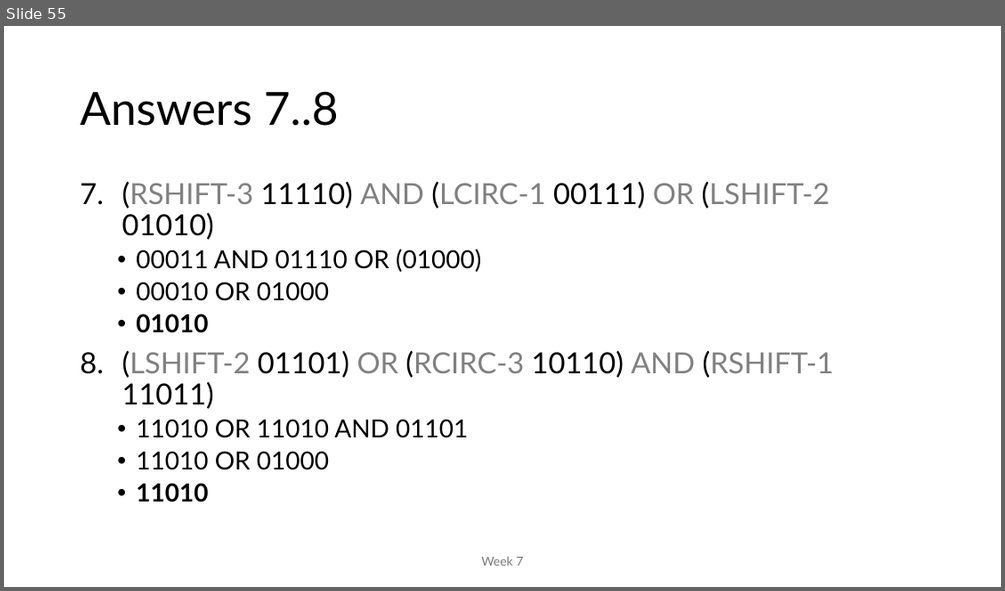
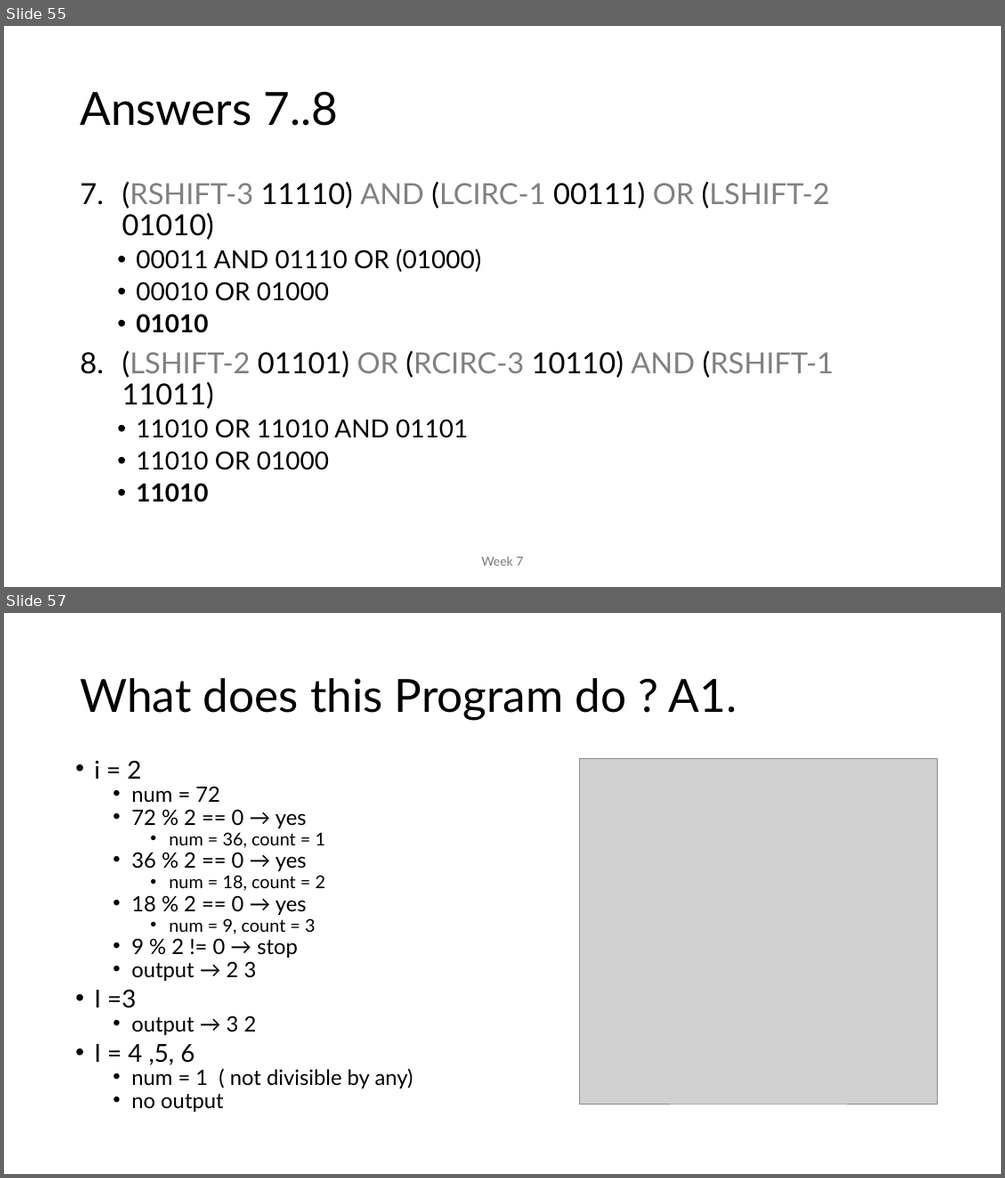
Before and after one commit to MoklaEducation/ems_winter_2025_acsl101, a slide deck: all/ExploringCSConceptsViaACSLCompetitions_all.pptx. Shown one above the other, each under a label of ours: slide 55 before the commit, slides 55 and 57 after it; the slides between them are not shown. The pictures are 1005x591 and 1005x1178 pixels, drawn with LibreOffice and Linux fonts; fonts in the diff are those of the drawing; grey boxes stand for pictures. Boxes give left, top, right and bottom in pixels: in the first picture for what was removed or moved away, otherwise in the second. Text is boxed around its words. In the diff, an @@ line names an element or a change of style, - is before the commit and + after.

Commit message:
What does this program do?

```diff
--- a/all/ExploringCSConceptsViaACSLCompetitions_all.pptx
+++ b/all/ExploringCSConceptsViaACSLCompetitions_all.pptx
@@ slide 57 added at bbox=[4, 613, 1001, 1174], background #FFFFFF @@
@@ title added at bbox=[80, 678, 737, 720], 44 pt, text #000000 @@
+What does this Program do ? A1.
@@ text added at bbox=[94, 760, 413, 1111], 20.4 pt, text #000000 @@
+• i = 2
+  • num = 72
+  • 72 % 2 == 0 → yes
+    • num = 36, count = 1
+  • 36 % 2 == 0 → yes
+    • num = 18, count = 2
+  • 18 % 2 == 0 → yes
+    • num = 9, count = 3
+  • 9 % 2 != 0 → stop
+  • output → 2 3
+• I =3
+  • output → 3 2
+• I = 4 ,5, 6
+  • num = 1 ( not divisible by any)
+  • no output
@@ picture added at bbox=[580, 758, 938, 1103] @@
```
Also in this commit, not shown: 13 other slides added, 1 other file.
